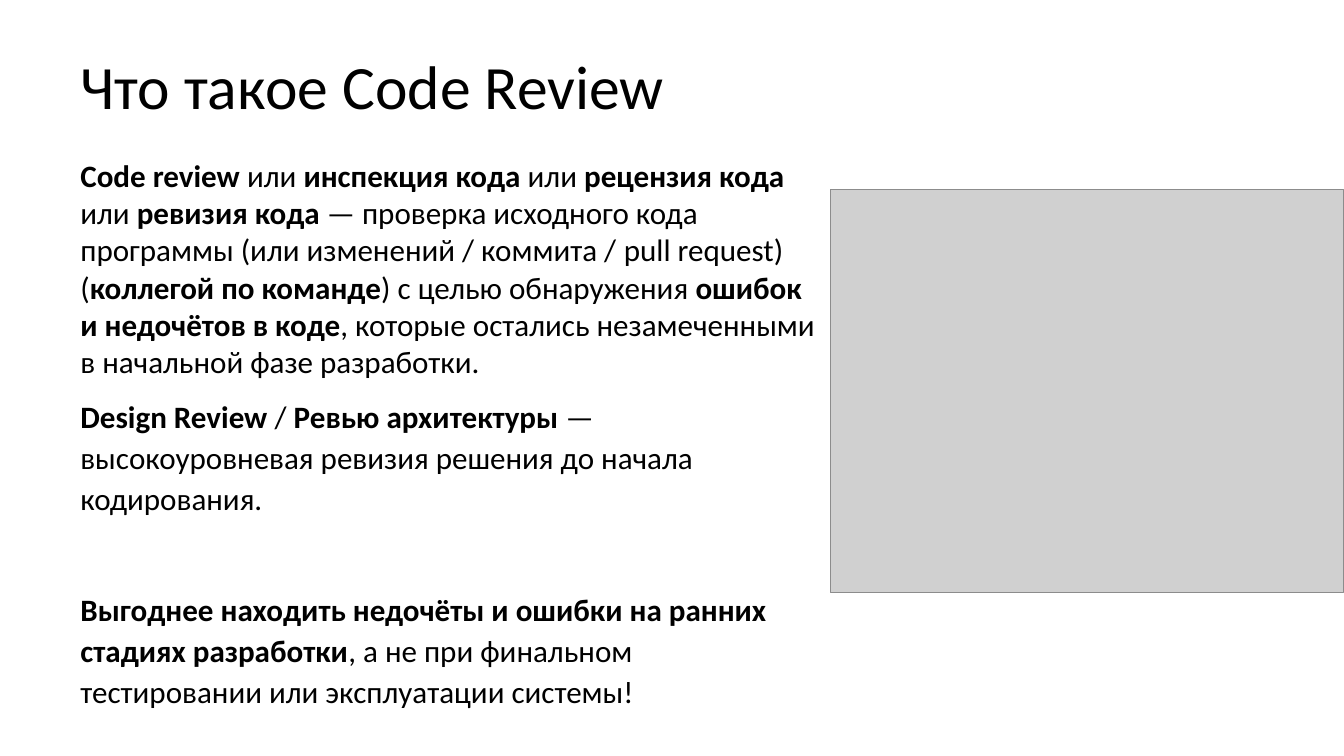
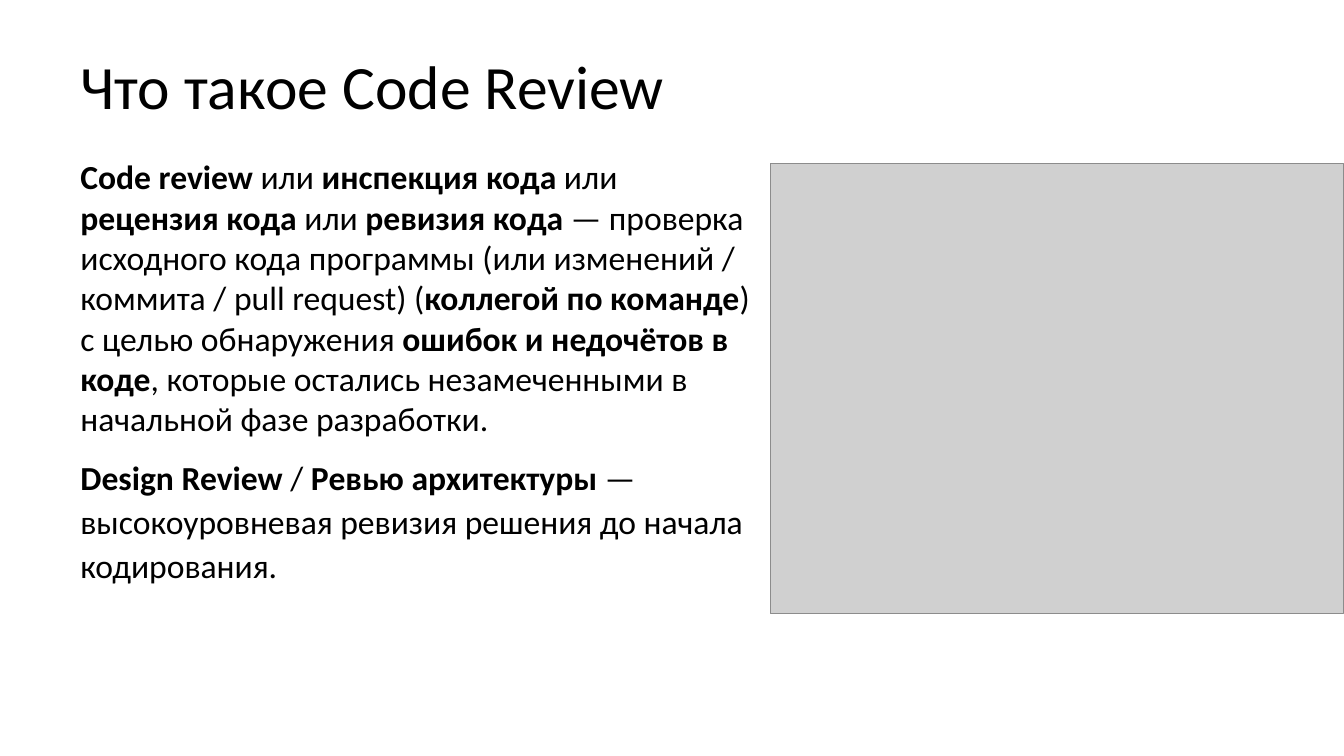
Before and after one commit to xtrueman/prog_instruments, a slide deck: slide 6 of presentations/CodeReview.pptx. Drawn at 1344x756 pixels with LibreOffice and Linux fonts; fonts in the diff are those of the drawing; grey boxes stand for pictures. Boxes give left, top, right and bottom in pixels: in the first picture for what was removed or moved away, otherwise in the second. Text is boxed around its words. In the diff, an @@ line names an element or a change of style, - is before the commit and + after.

Commit message:
CodeReview

```diff
--- a/presentations/CodeReview.pptx
+++ b/presentations/CodeReview.pptx
@@ text "Code review или инспекция кода ..." at <box>80,165,749,584</box>: size 22.2 to 24 pt @@
@@ picture: place and size @@
-picture at <box>831,190,1344,593</box>
+picture at <box>770,163,1344,614</box>
@@ text at <box>80,599,766,708</box>: paragraph removed @@
-Выгоднее находить недочёты и ошибки на ранних стадиях разработки, а не при финальном тестировании или эксплуатации системы!
```
Also in this commit, not shown: 14 other slides changed, 7 slides added, 1 other file.
